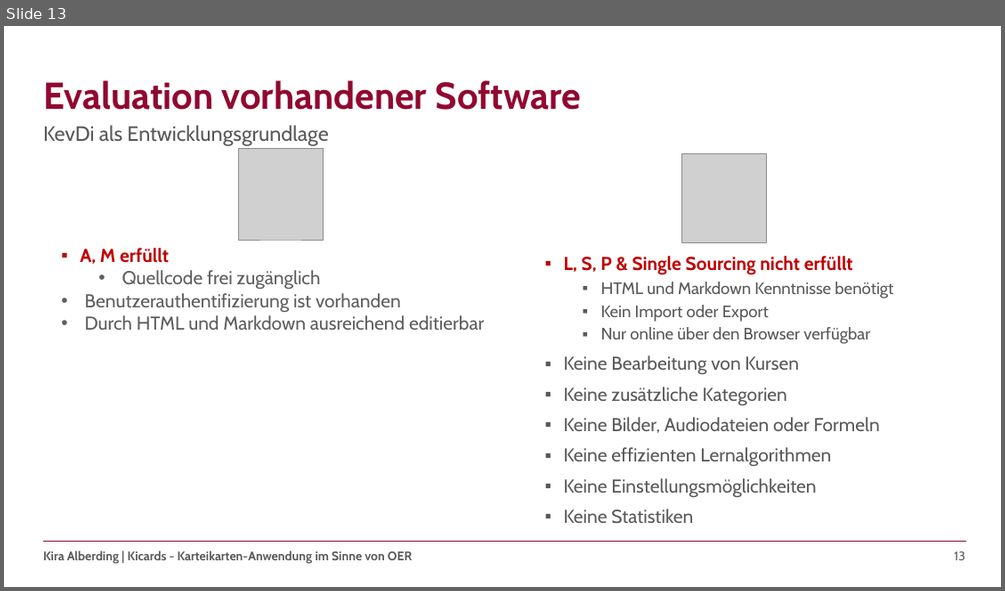
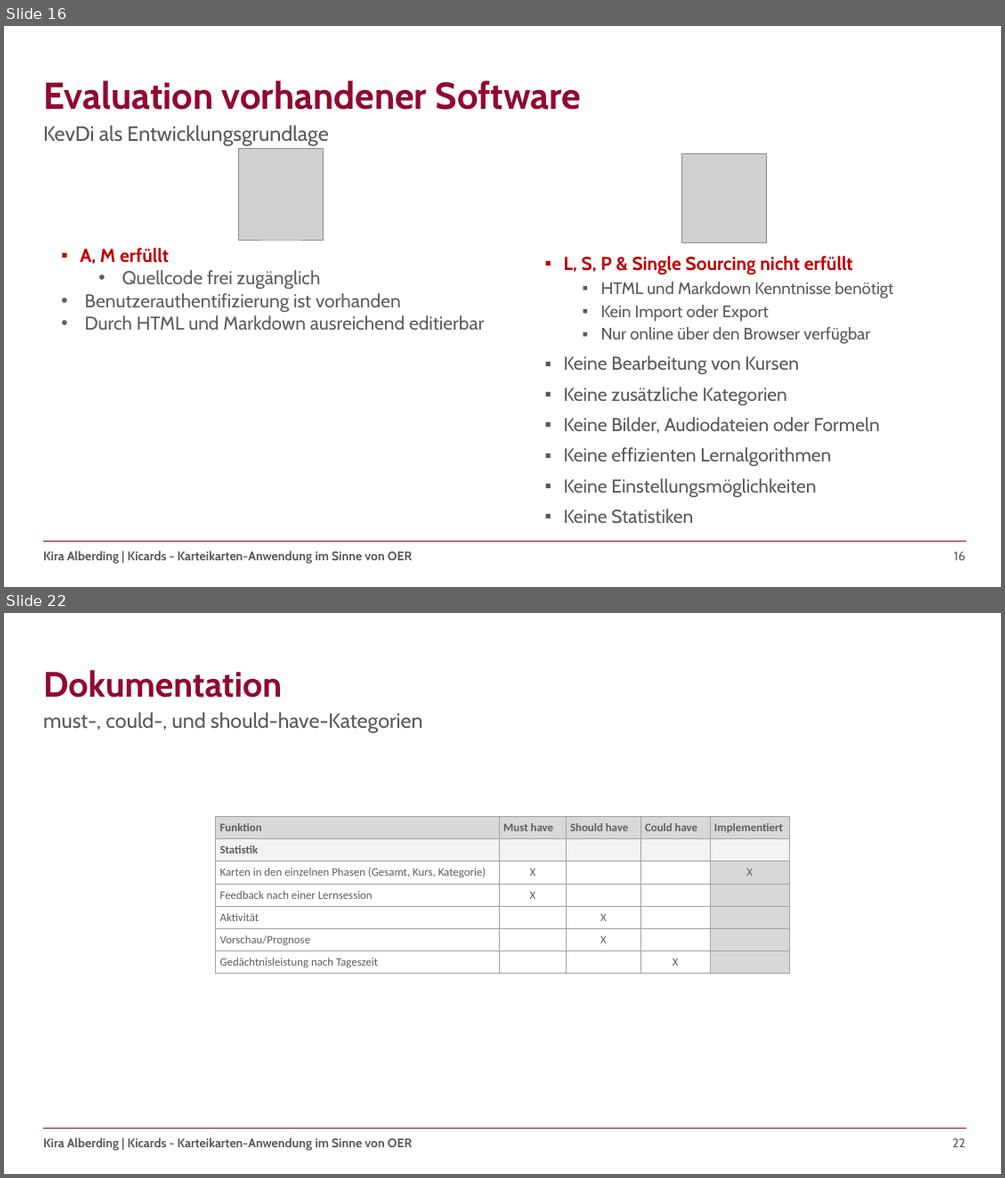
Before and after one commit to kalbe09/SeminararbeitOER, a slide deck: Seminararbeit - Präsentation.pptx. Shown one above the other, each under a label of ours: slide 13 before the commit, slides 16 and 22 after it; the slides between them are not shown. The pictures are 1005x591 and 1005x1178 pixels, drawn with LibreOffice and Linux fonts; fonts in the diff are those of the drawing; grey boxes stand for pictures; background and template pictures are left out. Boxes give left, top, right and bottom in pixels: in the first picture for what was removed or moved away, otherwise in the second. Text is boxed around its words. In the diff, an @@ line names an element or a change of style, - is before the commit and + after.

Commit message:
Dokumentation, Ende und paar Animationen

```diff
--- a/Seminararbeit - Präsentation.pptx
+++ b/Seminararbeit - Präsentation.pptx
@@ slide 22 added at box(4, 613, 1001, 1174), background #FFFFFF; not listed: 3 template elements that a slide beside it also shows @@
@@ title added at box(43, 670, 282, 698), 34 pt, text #910830, bold @@
+Dokumentation
@@ text added at box(43, 712, 422, 732), 20 pt, text #595959 @@
+must-, could-, und should-have-Kategorien
@@ table added at box(216, 817, 789, 971), 7 rows, 5 columns @@
+Funktion | Must have | Should have | Could have | Implementiert
+Statistik |  |  |  | 
+Karten in den einzelnen Phasen (Gesamt, Kurs, Kategorie) | X |  |  | X
+Feedback nach einer Lernsession | X |  |  | 
+Aktivität |  | X |  | 
+Vorschau/Prognose |  | X |  | 
+Gedächtnisleistung nach Tageszeit |  |  | X | 
@@ what was slide 13 is now slide 16 @@
@@ page number at box(954, 551, 965, 560): text changed @@
-13
+16
```
Also in this commit, not shown: 4 slides changed, 12 other slides added, 5 slides removed.
